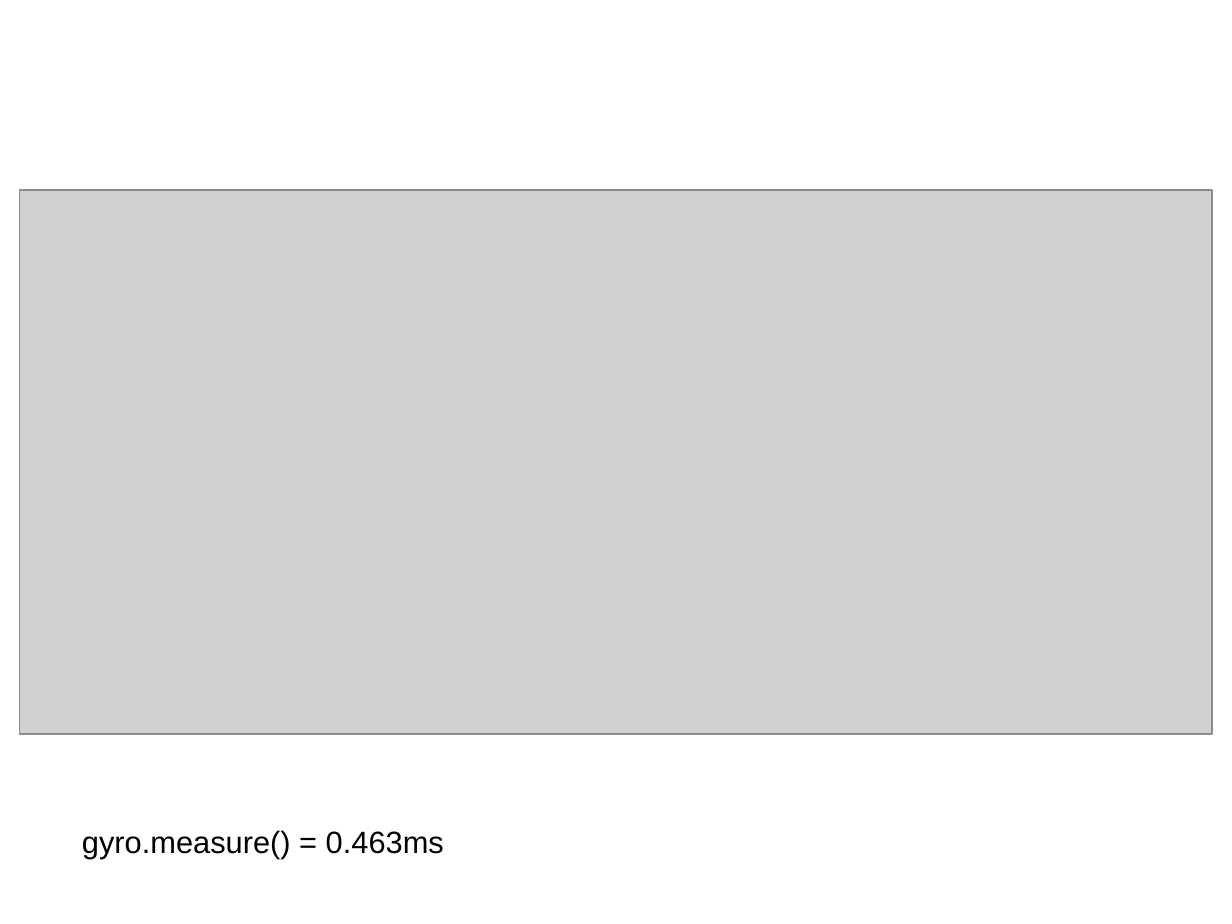
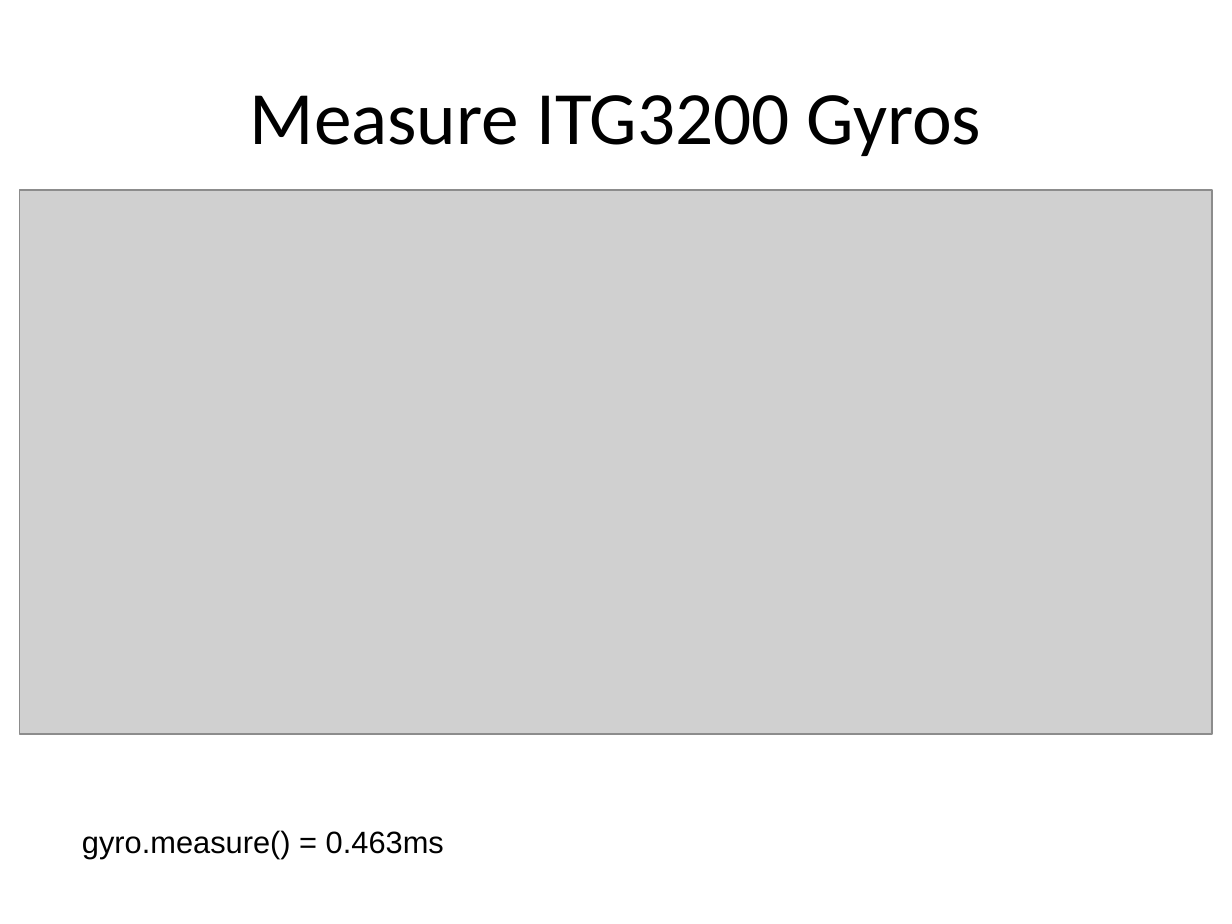
Before and after one commit to zap92/aeroquad, a slide deck: slide 4 of Documentation/Timing/TimingStudy.ppt (slide 2 before the commit). Drawn at 1232x924 pixels with LibreOffice and Linux fonts; fonts in the diff are those of the drawing; grey boxes stand for pictures. Boxes give left, top, right and bottom in pixels: in the first picture for what was removed or moved away, otherwise in the second. Text is boxed around its words. In the diff, an @@ line names an element or a change of style, - is before the commit and + after.

```diff
--- a/Documentation/Timing/TimingStudy.ppt
+++ b/Documentation/Timing/TimingStudy.ppt
@@ title added at box(250, 95, 982, 156), 44 pt, text #000000 @@
+Measure ITG3200 Gyros
```
Also in this commit, not shown: 6 other slides changed, 5 slides added, 4 slides removed, 1 other file.
